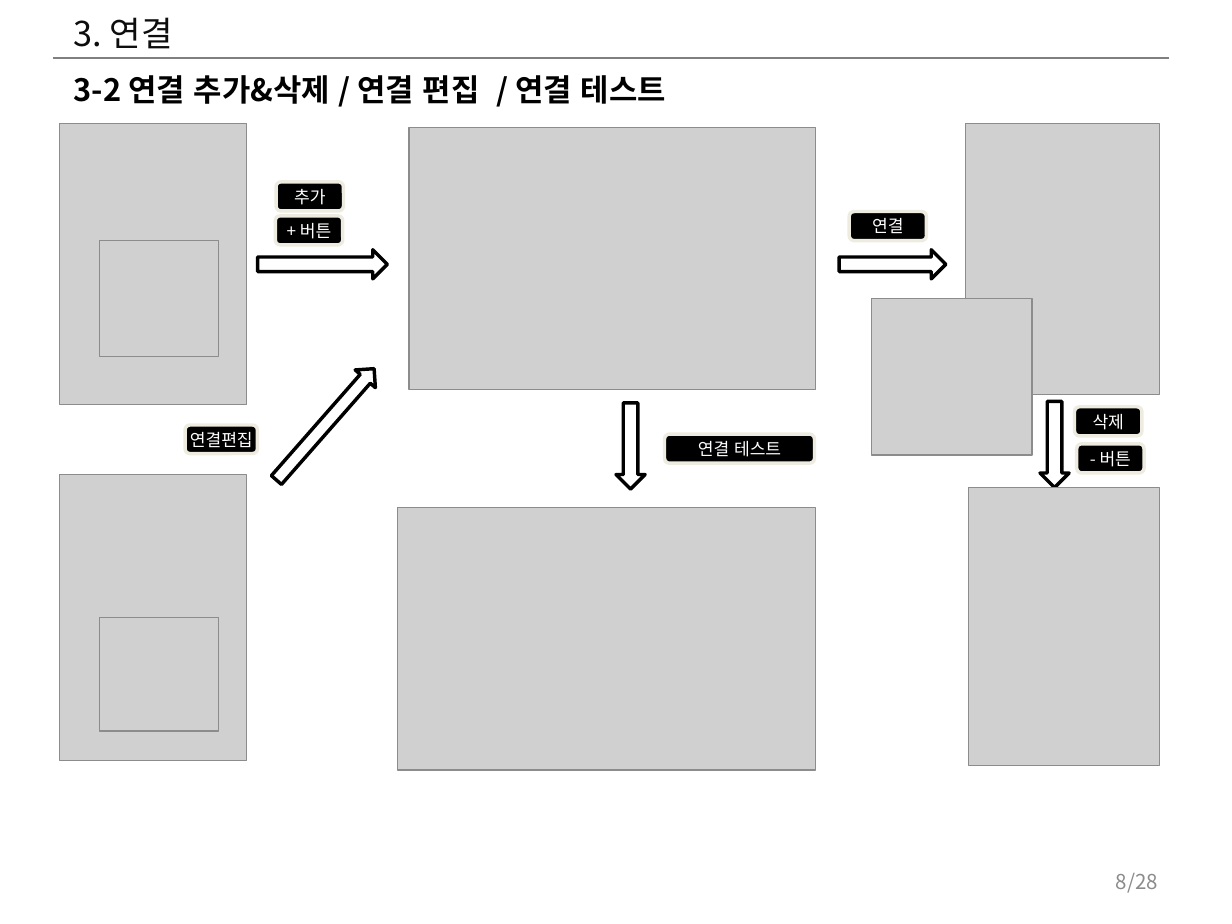
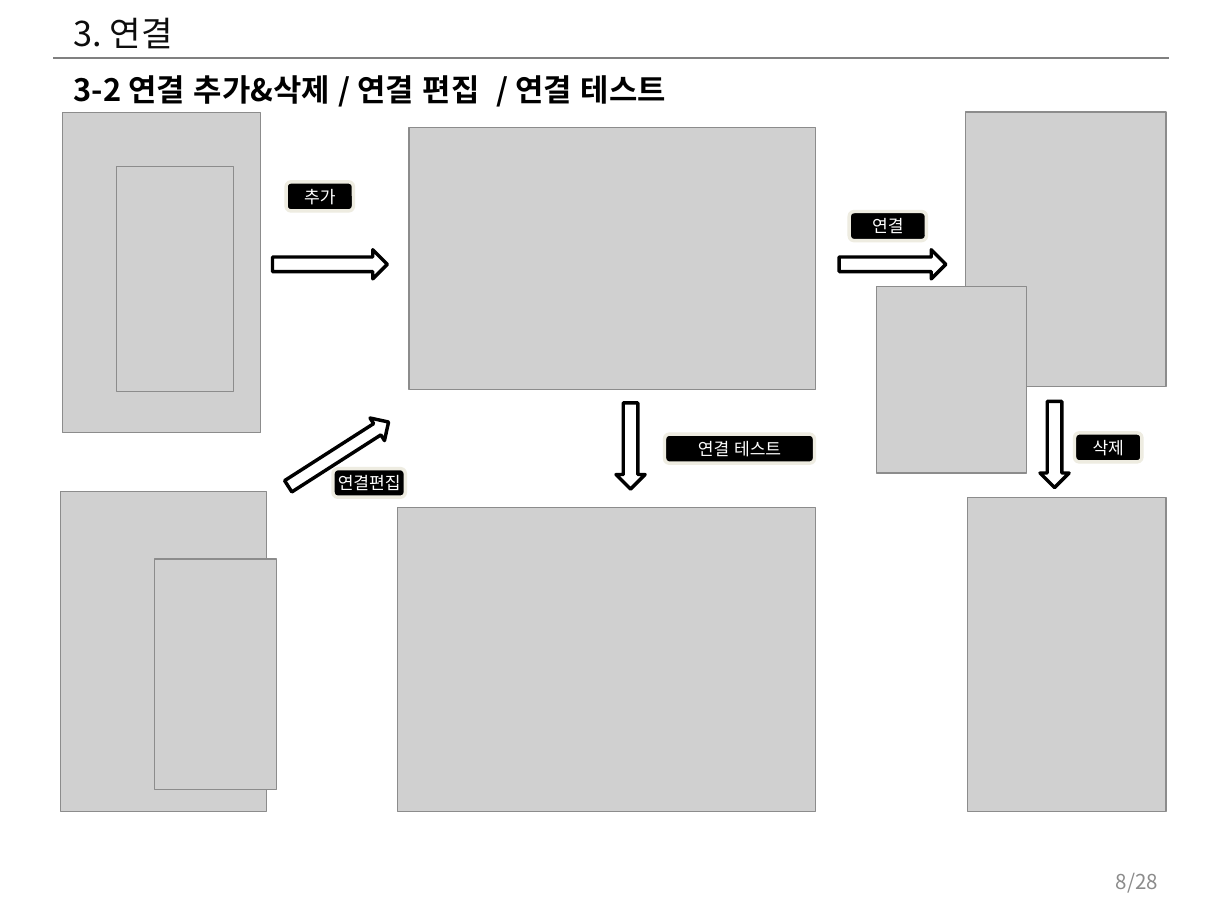
Before and after one commit to postech-dblab-iitp/visual-tool, a slide deck: slide 8 of ViT_docs/시각화도구_UI_UX_기획서.pptx. Drawn at 1232x924 pixels with LibreOffice and Linux fonts; fonts in the diff are those of the drawing; grey boxes stand for pictures; background and template pictures are left out. Boxes give left, top, right and bottom in pixels: in the first picture for what was removed or moved away, otherwise in the second. Text is boxed around its words. In the diff, an @@ line names an element or a change of style, - is before the commit and + after.

```diff
--- a/ViT_docs/시각화도구_UI_UX_기획서.pptx
+++ b/ViT_docs/시각화도구_UI_UX_기획서.pptx
@@ picture resized from (x1=59, y1=123, x2=246, y2=404) to (x1=62, y1=112, x2=260, y2=432) @@
@@ picture resized from (x1=966, y1=123, x2=1159, y2=394) to (x1=966, y1=112, x2=1167, y2=387) @@
@@ picture added at (x1=117, y1=166, x2=234, y2=392) @@
@@ rounded rectangle "추가" moved from (x1=276, y1=182, x2=344, y2=212) to (x1=286, y1=182, x2=354, y2=212) @@
@@ rounded rectangle removed at (x1=276, y1=216, x2=344, y2=245) @@
-+ 버튼
@@ picture removed at (x1=100, y1=240, x2=219, y2=356) @@
@@ right arrow resized from (x1=257, y1=250, x2=387, y2=280) to (x1=272, y1=250, x2=387, y2=280) @@
@@ picture resized from (x1=872, y1=298, x2=1032, y2=455) to (x1=876, y1=287, x2=1026, y2=473) @@
@@ right arrow at (x1=281, y1=411, x2=396, y2=498): rotation 311 to 327 degrees @@
@@ rounded rectangle "삭제" moved from (x1=1074, y1=407, x2=1142, y2=436) to (x1=1074, y1=432, x2=1142, y2=462) @@
@@ rounded rectangle removed at (x1=1077, y1=444, x2=1145, y2=473) @@
-- 버튼
@@ rounded rectangle "연결편집" moved from (x1=185, y1=425, x2=257, y2=453) to (x1=333, y1=468, x2=405, y2=496) @@
@@ picture resized from (x1=59, y1=474, x2=246, y2=760) to (x1=60, y1=492, x2=266, y2=812) @@
@@ picture resized from (x1=397, y1=508, x2=816, y2=770) to (x1=397, y1=508, x2=816, y2=811) @@
@@ picture resized from (x1=968, y1=488, x2=1159, y2=765) to (x1=967, y1=498, x2=1165, y2=812) @@
@@ picture added at (x1=154, y1=559, x2=276, y2=790) @@
@@ picture removed at (x1=100, y1=617, x2=219, y2=731) @@
```
Also in this commit, not shown: 20 other slides changed, 1 slide added.
